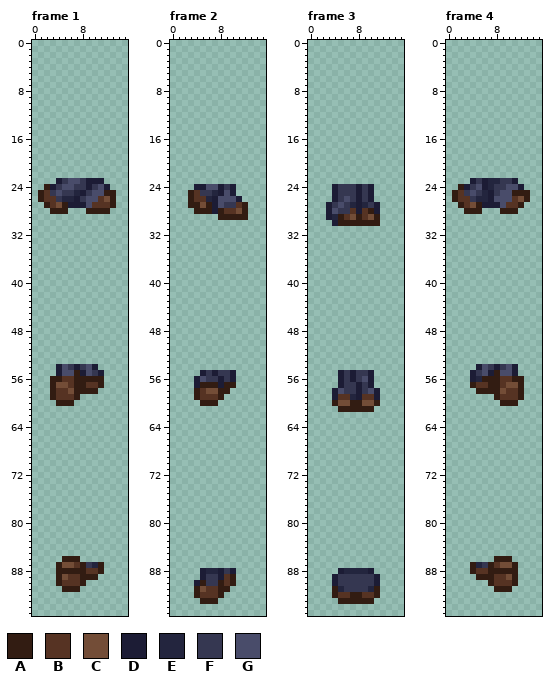
Pixel-art file: Assets/_MagicGame/Content/_Visuals/Art/_Npcs/Player/_Player01_ASE.aseprite. Above is the file before it was changed.
16x96 pixels, 5 frames. Colours within 5 levels of each other are drawn and written as one. Shown: frame 1, frame 2, frame 3, frame 4. The commit also changed other frames, which this record leaves out.
Visible layers, top first: "Player Side/Shoes", "Player Side/Legs", "Player Side/Player", "Player Front/Shoes", "Player Front/Legs", "Player Front/Player", "Player Back/Shoes", "Player Back/Legs", "Player Back/Player".
Palette (. is transparent): A #321c12  B #563323  C #734d37  D #1c1c35  E #23253e  F #353751  G #494c6a
Pixels before, frame 1, first column x 1:
23 ...DFGGFDDD..
24 .ADFGGFFDFGD.
25 ABFGFFEDFGGAA
26 ABBFEEDFGGBCA
27 .ABCADDDGBBBA
28 ..AAA...AAAA.
29 .............
30 .............
31 .............
32 .............
33 .............
34 .............
35 .............
36 .............
37 .............
38 .............
39 .............
40 .............
41 .............
42 .............
43 .............
44 .............
45 .............
46 .............
47 .............
48 .............
49 .............
50 .............
51 .............
52 .............
53 .............
54 ...DGFDFGD...
55 ...DGGADGFD..
56 ..AABBAAAAA..
57 ..ACCBAABBA..
58 ..ABBCAAAA...
59 ..ABBBA......
60 ...AAA.......
61 .............
62 .............
63 .............
64 .............
65 .............
66 .............
67 .............
68 .............
69 .............
70 .............
71 .............
72 .............
73 .............
74 .............
75 .............
76 .............
77 .............
78 .............
79 .............
80 .............
81 .............
82 .............
83 .............
84 .............
85 .............
86 ....AAA......
87 ...ACCBAFEA..
88 ...AAAAABBA..
89 ...ACBBAAA...
90 ...ABBBA.....
91 ....AAA......
Pixels before, frame 2, first column x 3:
24 .DDGGDFD..
25 ABFFEDGD..
26 ABBEDGGGD.
27 AACADGFFBA
28 .AAADABBCA
29 .....AAAAA
30 ..........
31 ..........
32 ..........
33 ..........
34 ..........
35 ..........
36 ..........
37 ..........
38 ..........
39 ..........
40 ..........
41 ..........
42 ..........
43 ..........
44 ..........
45 ..........
46 ..........
47 ..........
48 ..........
49 ..........
50 ..........
51 ..........
52 ..........
53 ..........
54 ..........
55 ..DFDFFD..
56 .DGFFDFD..
57 .DAAADAA..
58 .ABCCAA...
59 .ABBBA....
60 ..AAA.....
61 ..........
62 ..........
63 ..........
64 ..........
65 ..........
66 ..........
67 ..........
68 ..........
69 ..........
70 ..........
71 ..........
72 ..........
73 ..........
74 ..........
75 ..........
76 ..........
77 ..........
78 ..........
79 ..........
80 ..........
81 ..........
82 ..........
83 ..........
84 ..........
85 ..........
86 ..........
87 ..........
88 ..DEEDFD..
89 ..DFFDBA..
90 .DAFFABA..
91 .ACBBAA...
92 .ABBBA....
93 ..AAA.....
Pixels before, frame 3, first column x 3:
24 .DFFFDFD.
25 .DFFFDFD.
26 .DFGFDFD.
27 DFGFEDEFD
28 DGFFBDBAD
29 DEABCABCA
30 .DAAAAAAA
31 .........
32 .........
33 .........
34 .........
35 .........
36 .........
37 .........
38 .........
39 .........
40 .........
41 .........
42 .........
43 .........
44 .........
45 .........
46 .........
47 .........
48 .........
49 .........
50 .........
51 .........
52 .........
53 .........
54 .........
55 ..DFDFFD.
56 ..DFDFGD.
57 ..DFFDFD.
58 .DGFFDFGD
59 .DBBEDBBD
60 .ACCAACCA
61 ..AAAAAA.
62 .........
63 .........
64 .........
65 .........
66 .........
67 .........
68 .........
69 .........
70 .........
71 .........
72 .........
73 .........
74 .........
75 .........
76 .........
77 .........
78 .........
79 .........
80 .........
81 .........
82 .........
83 .........
84 .........
85 .........
86 .........
87 .........
88 ..DEEEED.
89 .DFFFFFFD
90 .DFFFFFFD
91 .AEFFFFEA
92 .ABBAABBA
93 ..AAAAAA.
Pixels before, frame 4, first column x 1:
23 ...DFDEEFFD..
24 .ADFGDEFFGGD.
25 ABFGFEDFGGAAA
26 ABBFEEDGGGBCA
27 .ABCADDDGBBA.
28 ..AAA...AAA..
29 .............
30 .............
31 .............
32 .............
33 .............
34 .............
35 .............
36 .............
37 .............
38 .............
39 .............
40 .............
41 .............
42 .............
43 .............
44 .............
45 .............
46 .............
47 .............
48 .............
49 .............
50 .............
51 .............
52 .............
53 .............
54 ....DGFDFGD..
55 ...DFGDAGGD..
56 ...DEAAABBAA.
57 ...ABBAABCCA.
58 ....AAAACBBA.
59 .......ABBBA.
60 ........AAA..
61 .............
62 .............
63 .............
64 .............
65 .............
66 .............
67 .............
68 .............
69 .............
70 .............
71 .............
72 .............
73 .............
74 .............
75 .............
76 .............
77 .............
78 .............
79 .............
80 .............
81 .............
82 .............
83 .............
84 .............
85 .............
86 .......AAA...
87 ...AEFABCCA..
88 ...ABBAAAAA..
89 ....AAABBCA..
90 ......ABBBA..
91 .......AAA...
After:
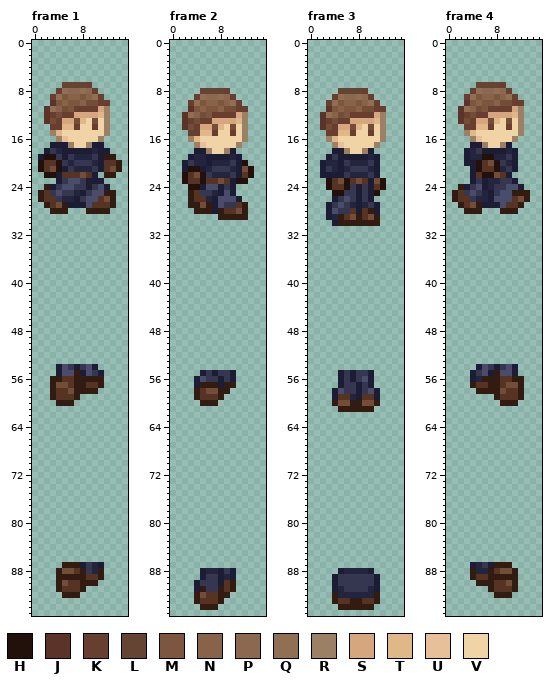
Colours new in this view: H #21110a  J #5c3329  K #683e30  L #664434  M #7d563f  N #88634a  P #8c6850  Q #906f53  R #9c8065  S #d6a67e  T #dfb789  U #e7bf98  V #f1d4a5
Edits made:
layer "Player Side/HumanHead" now shown
layer "Player Side/Torso" now shown
layer "Player Side/Arms" now shown
Changed rows in their new state; - is an unchanged pixel.
Frame 1:
first column x 1:
 7 ----LLLLK-----
 8 ---KQPPQPK----
 9 --KQMNNMNQK---
10 --JMNMMNCCKK--
11 -JQNCMKKKKSR--
12 -JKCKKSSSSTR--
13 -JCKSSCTVCVR--
14 --KKTTKVVKVR--
15 --RTVVVVVVVR--
16 ---RUVVVVVR---
17 --DDDRVVRDD---
18 -DFEDDDDDEDD--
19 DHHFDFEEEFDAA-
20 HBBHFEFFFEDBBA
21 HBCHDFEEEFDBCA
22 -HHDBBBCBD-AA-
first column x 4:
86 -...----
87 .AAAD--D
88 -CCB-FE-
89 -AAA-BBA
90 -C---AA-
91 ABBBA---
92 -AAA----
Frame 2:
first column x 2:
 8 ---LLLLK----
 9 --KQPPQPK---
10 -KQMNNMNQK--
11 -JMNMMNCCKK-
12 JQNCMKKKKSR-
13 JKCKKSSSSTR-
14 JCKSSCTVCVR-
15 -KKTTKVVKVR-
16 -RTVVVVVVVR-
17 --RUVVVVVR--
18 --DDRVVRD---
19 -DEEDDDDED--
20 DFEEDEEEFDH-
21 DHHDEFFFEDCH
22 HBCHFEEEFDBH
23 HBBHBBCBDHH-
24 -HH---------
first column x 4:
89 -----ED
90 -F--D--
91 DAFF-BA
92 -C---A-
93 ABBBA--
94 -AAA---
Frame 3:
first column x 2:
 8 ---LLLLK---
 9 --KQPPQPK--
10 -KQMNNMNQK-
11 -JMNMMNCCKK
12 JQNCMKKKKSR
13 JKCKKSSSSTR
14 JCKSSCTVCVR
15 -KKTTKVVKVR
16 -RTVVVVVVVR
17 --RUVVVVVR-
18 --DDRVVRD--
19 -DFDDDDDED-
20 DEEDFEEEFD-
21 DFEDEFFFED-
22 DDDDFEEEFD-
23 -HBCHBCBDCH
24 -HBBH----BH
25 --HH-----H-
first column x 4:
91 D------D
92 -EEEEEE-
93 ABB--BBA
94 -AAAAAA-
Frame 4:
first column x 2:
 7 ---LLLLK---
 8 --KQPPQPK--
 9 -KQMNNMNQK-
10 -JMNMMNCCKK
11 JQNCMKKKKSR
12 JKCKKSSSSTR
13 JCKSSCTVCVR
14 -KKTTKVVKVR
15 -RTVVVVVVVR
16 --RUVVVVVR-
17 --DDRVVRD--
18 -DEFDDDDED-
19 -DEEHHEEFD-
20 -DDHBCHFED-
21 --DHBBHEFD-
22 --DBHHCBD--
first column x 4:
86 ----...-
87 D--DAAA.
88 -EE-BCC-
89 ABB-AAA-
90 -AA---C-
91 ---ABBBA
92 ----AAA-
Pixel boxes of the changes (left, top, right, bottom) in both pictures:
added: (38, 82, 122, 178)
changed: (56, 556, 104, 598)
changed: (182, 88, 254, 190)
changed: (194, 574, 236, 610)
changed: (320, 88, 386, 196)
changed: (332, 586, 380, 610)
added: (458, 82, 524, 178)
changed: (470, 556, 518, 598)
